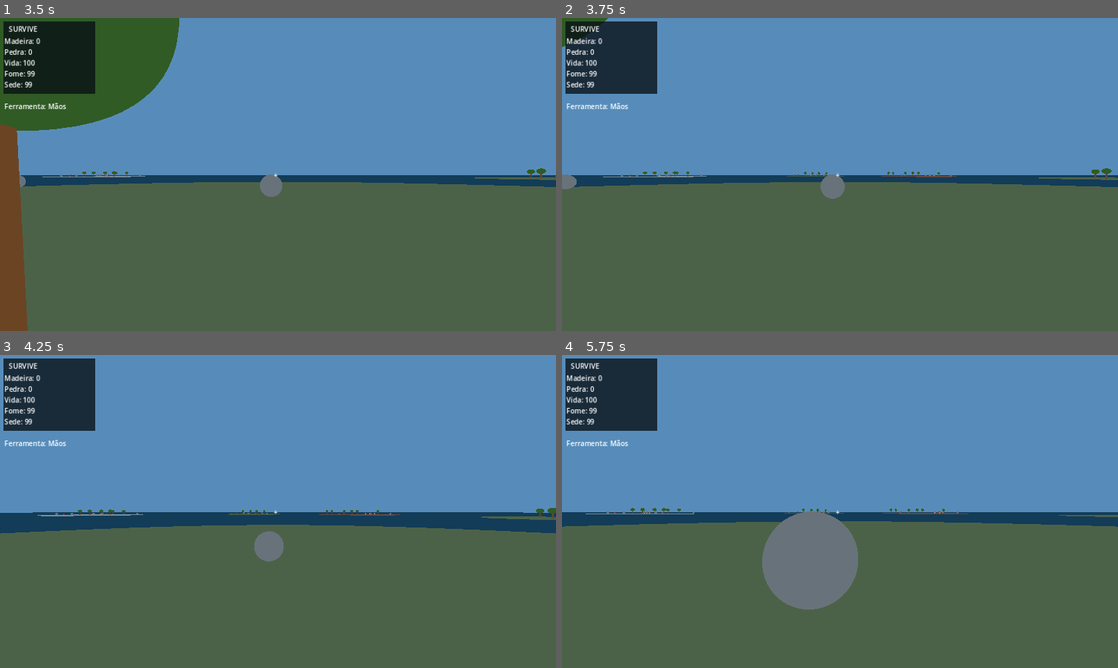
Above: before the commit, frames 1-4 (two rows, left to right).
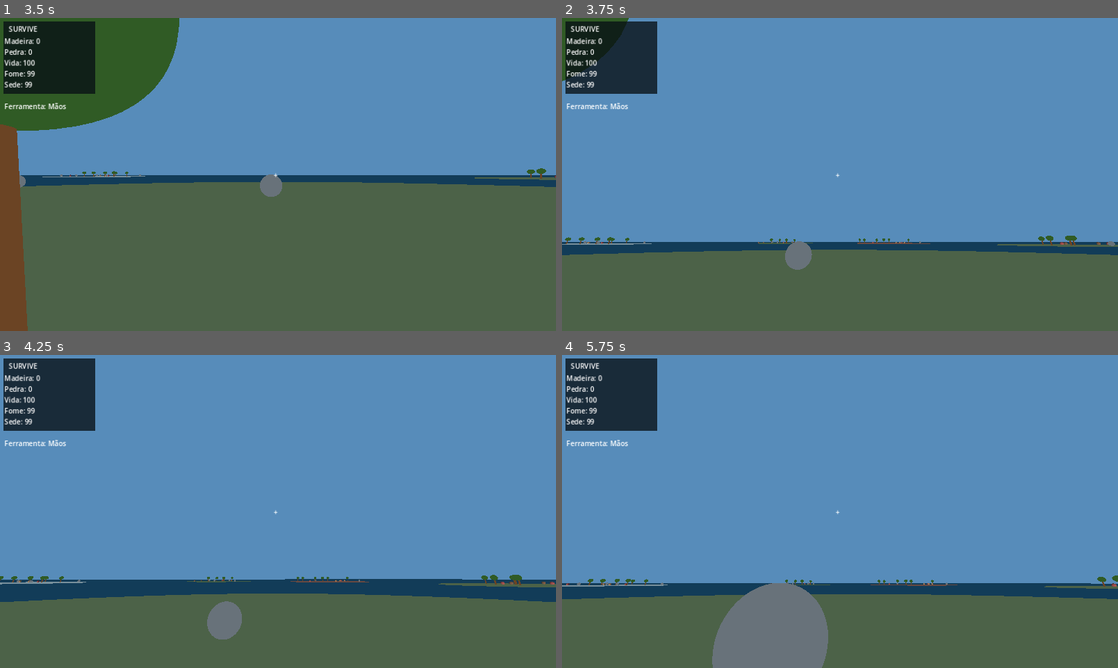
Above: after the commit, the same moments.

Repository: Thiago142007/Survive
Game: Godot game, scene res://scenes/main.tscn
Same seed, same stepped clock (60 frames per second), same inputs: the game is played once before the commit and once after it.
Inputs (mouse positions are in pixels of both pictures, inside the frame that each line leads up to):
- Up to frame 1 (3.5 s): click (278, 155) at 0.52 s; type "12" at 0.6 s; click "Normal — vida, fome e sede" at 1.25 s; click "Normal — vida, fome e sede" at 2 s; click "Começar mundo" at 2.75 s
- Up to frame 2 (3.75 s): tap Enter at 3.5 s; move the mouse to (867, 174) at 3.52 s; hold W (move_forward) from 3.53 s (still down); hold R (rotate_x) from 3.53 s (still down); click (867, 174) at 3.67 s
- Up to frame 3 (4.25 s): keep holding W (move_forward); keep holding R (rotate_x); tap Space (jump) at 3.77 s; tap T (rotate_y) at 3.8 s
- Up to frame 4 (5.75 s): keep holding W (move_forward); move the mouse to (812, 511) at 4.27 s; release R (rotate_x) at 4.28 s; tap T (rotate_y) at 4.35, 5.3 s; click (812, 511) at 4.42 s; tap Space (jump) at 4.52 s; tap R (rotate_x) at 4.55 s; move the mouse to (851, 505) at 5.02 s; hold F (attack) from 5.03 s (still down); click (851, 505) at 5.17 s

Frame 1 is identical in both runs. In frame 2, 26% of the frame differs, in the area x 0-100%, y 0-81%; in frame 3, 27%; in frame 4, 31%, in the area x 0-100%, y 48-100%.

Commit message:
fix: make camera mouse look reliable

Diff:
--- a/scripts/player/player.gd
+++ b/scripts/player/player.gd
@@ -38,11 +38,20 @@
 	thirst = max_thirst
 	configure_difficulty(Main.difficulty)
 
+func _input(event: InputEvent) -> void:
+	# Mouse motion is handled before CanvasLayer/UI input so menus cannot swallow
+	# the camera controls while the gameplay cursor is captured.
+	if event is InputEventMouseMotion and Input.mouse_mode == Input.MOUSE_MODE_CAPTURED:
+		_rotate_camera_from_mouse(event.relative)
+		get_viewport().set_input_as_handled()
+	if event.is_action_pressed("ui_cancel") and not get_tree().paused:
+		_set_gameplay_mouse(Input.mouse_mode != Input.MOUSE_MODE_CAPTURED)
+		get_viewport().set_input_as_handled()
+	if event is InputEventMouseButton and event.pressed and event.button_index == MOUSE_BUTTON_LEFT:
+		if not get_tree().paused and Input.mouse_mode != Input.MOUSE_MODE_CAPTURED:
+			_set_gameplay_mouse(true)
+
 func _unhandled_input(event: InputEvent) -> void:
-	if event is InputEventMouseMotion:
-		rotate_y(-event.relative.x * mouse_sensitivity)
-		camera_pivot.rotate_x(-event.relative.y * mouse_sensitivity)
-		camera_pivot.rotation.x = clampf(camera_pivot.rotation.x, -PI / 2, PI / 2)
 	if event.is_action_pressed("toggle_camera"):
 		_toggle_camera()
 	if event.is_action_pressed("attack"):
@@ -54,6 +63,14 @@
 	for index in range(hotbar_tools.size()):
 		if event.is_action_pressed("select_tool_%d" % (index + 1)):
 			active_tool = hotbar_tools[index]
+
+func _rotate_camera_from_mouse(relative: Vector2) -> void:
+	rotate_y(-relative.x * mouse_sensitivity)
+	camera_pivot.rotate_x(-relative.y * mouse_sensitivity)
+	camera_pivot.rotation.x = clampf(camera_pivot.rotation.x, -PI / 2, PI / 2)
+
+func _set_gameplay_mouse(captured: bool) -> void:
+	Input.mouse_mode = Input.MOUSE_MODE_CAPTURED if captured else Input.MOUSE_MODE_VISIBLE
 
 func get_active_tool() -> String:
 	var inventory = get_node_or_null("Inventory")
